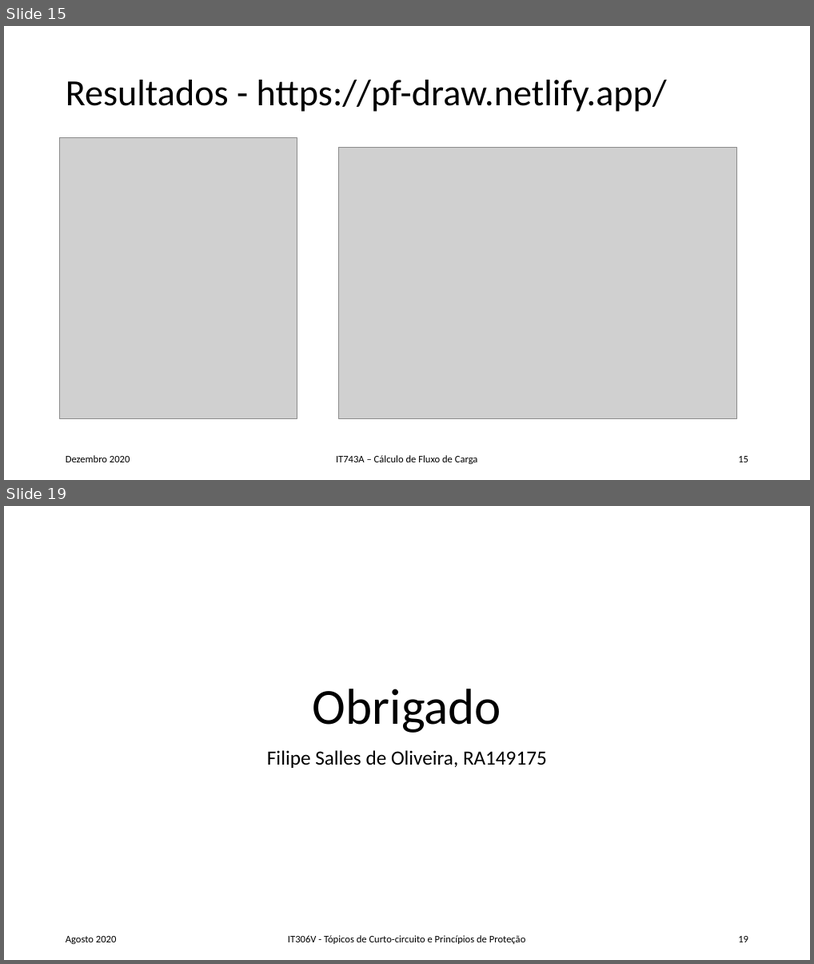
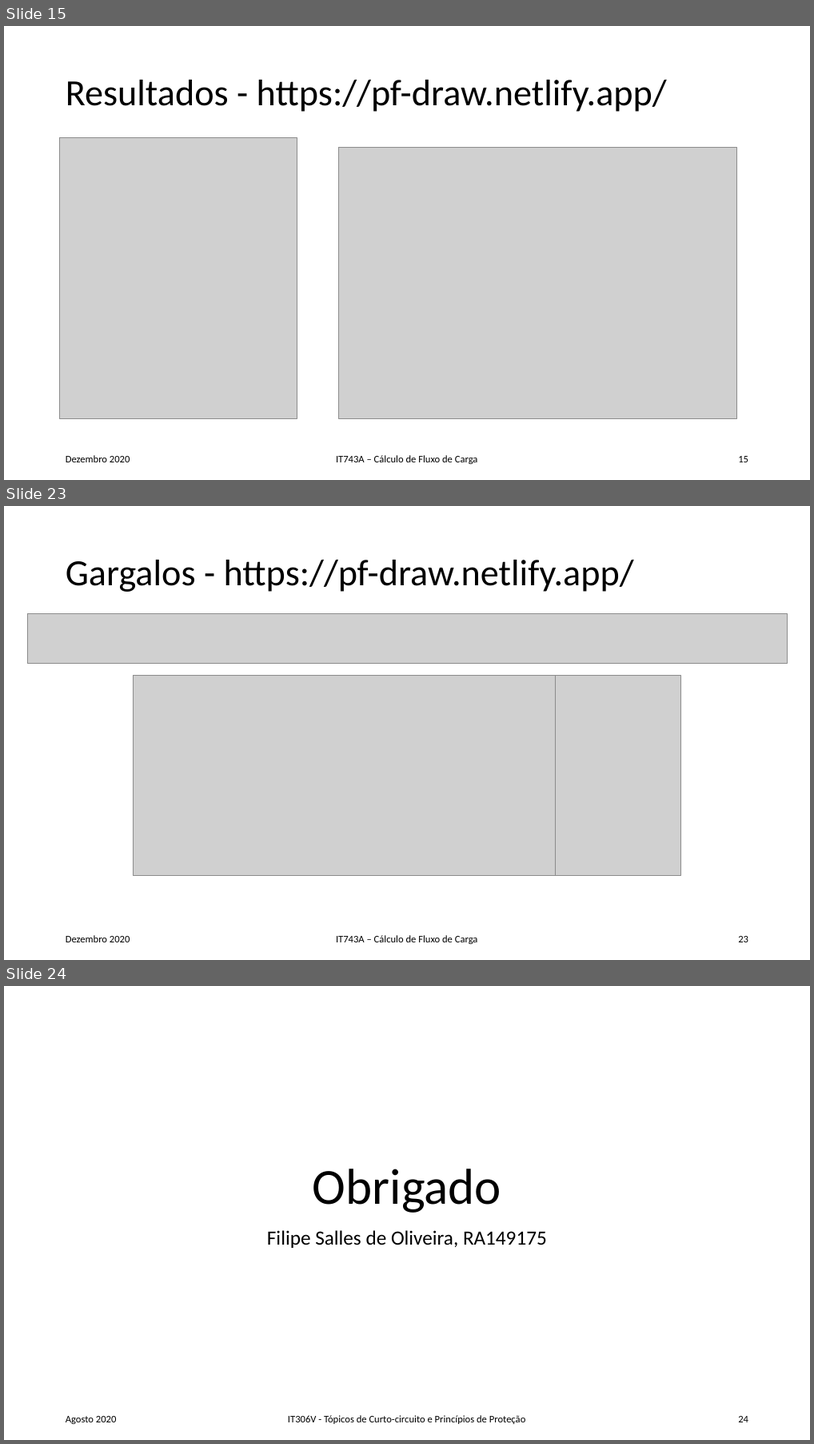
Before and after one commit to FilipeSO/pf-draw, a slide deck: public/ppt/RA149175_FSO_Rel_slides_rev1.pptx. Shown one above the other, each under a label of ours: slides 15 and 19 before the commit, slides 15, 23 and 24 after it; the slides between them are not shown. The pictures are 814x964 and 814x1444 pixels, drawn with LibreOffice and Linux fonts; fonts in the diff are those of the drawing; grey boxes stand for pictures. Boxes give left, top, right and bottom in pixels: in the first picture for what was removed or moved away, otherwise in the second. Text is boxed around its words. In the diff, an @@ line names an element or a change of style, - is before the commit and + after.

```diff
--- a/public/ppt/RA149175_FSO_Rel_slides_rev1.pptx
+++ b/public/ppt/RA149175_FSO_Rel_slides_rev1.pptx
@@ slide 23 added at (4, 506, 810, 960), background #FFFFFF @@
@@ title added at (66, 560, 634, 592), 44 pt, text #000000 @@
+Gargalos - https://pf-draw.netlify.app/
@@ picture added at (27, 614, 787, 664) @@
@@ picture added at (133, 675, 556, 875) @@
@@ picture added at (556, 675, 682, 875) @@
@@ text added at (66, 935, 130, 942), 12 pt, text #000000 @@
+Dezembro 2020
@@ text added at (336, 935, 478, 944), 12 pt, text #000000 @@
+IT743A – Cálculo de Fluxo de Carga
@@ page number added at (738, 936, 749, 942), 12 pt, text #000000 @@
+23
@@ what was slide 19 is now slide 24 @@
@@ page number at (738, 1416, 749, 1422): text changed @@
-19
+24
```
Also in this commit, not shown: 4 slides changed, 4 other slides added, 7 other files.
